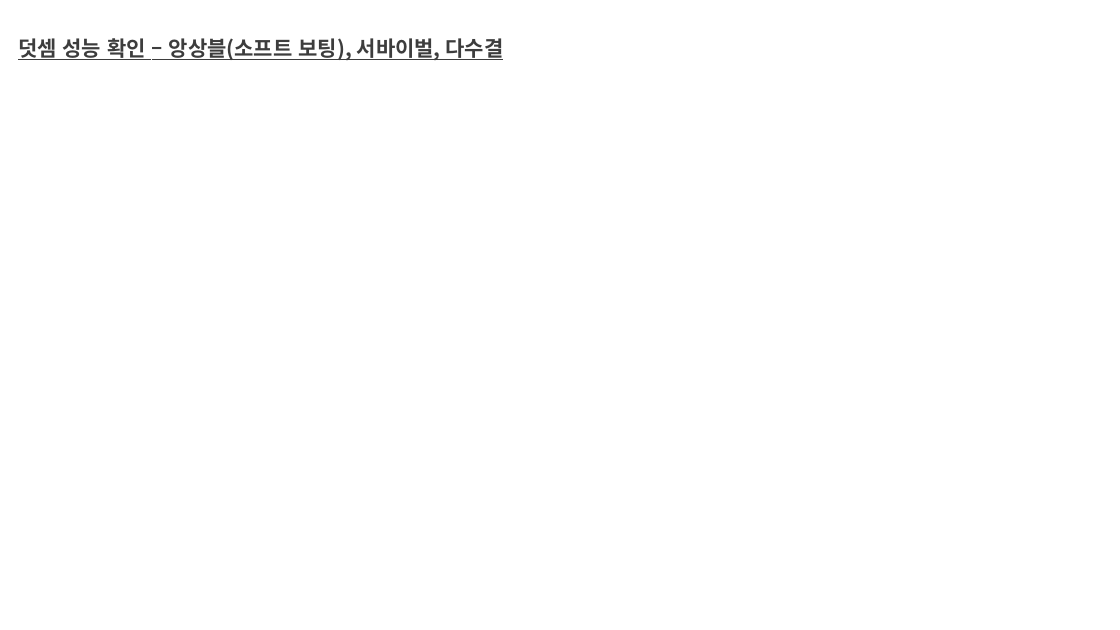
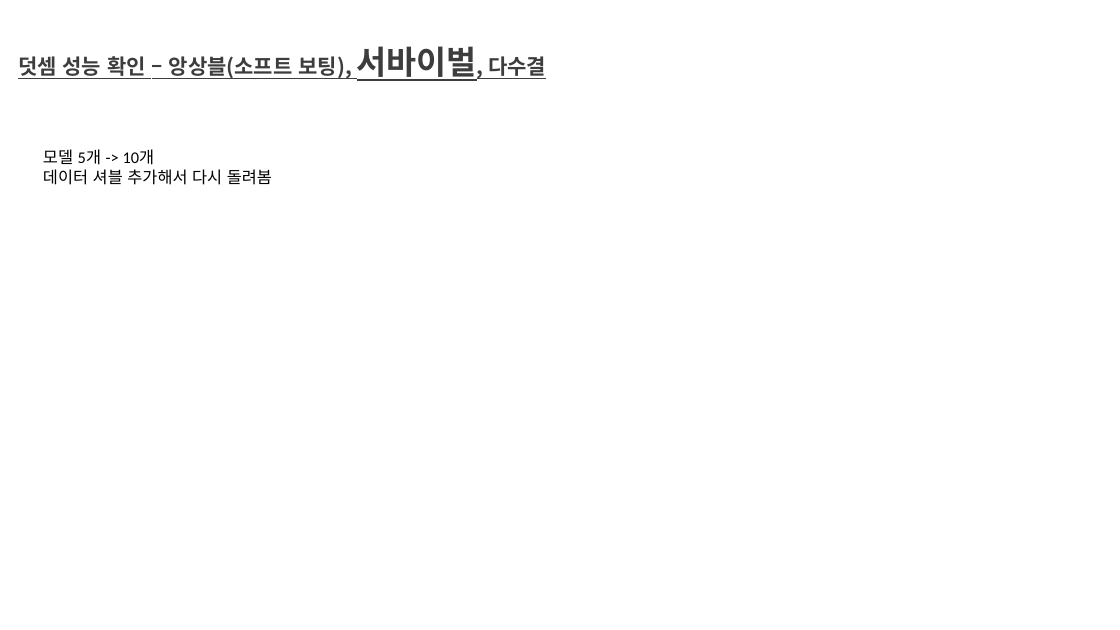
Before and after one commit to aaajeong/Time-Step-Ensemble-in-Arithmetic, a slide deck: slide 15 of 개인미팅준비.pptx (slide 14 before the commit). Drawn at 1120x630 pixels with LibreOffice and Linux fonts; fonts in the diff are those of the drawing. Boxes give left, top, right and bottom in pixels: in the first picture for what was removed or moved away, otherwise in the second. Text is boxed around its words. In the diff, an @@ line names an element or a change of style, - is before the commit and + after.

Commit message:
진짜 다수결 모델 수정

```diff
--- a/개인미팅준비.pptx
+++ b/개인미팅준비.pptx
@@ text "덧셈 성능 확인 – 앙상블(소프트 ..." at <box>18,46,546,81</box>: size 18 to 28 pt in "서바이벌," @@
@@ text added at <box>43,149,272,185</box>, 14 pt, text #000000 @@
+모델 5개 -> 10개
+데이터 셔블 추가해서 다시 돌려봄
```
Also in this commit, not shown: 2 slides added, 3 other files.
